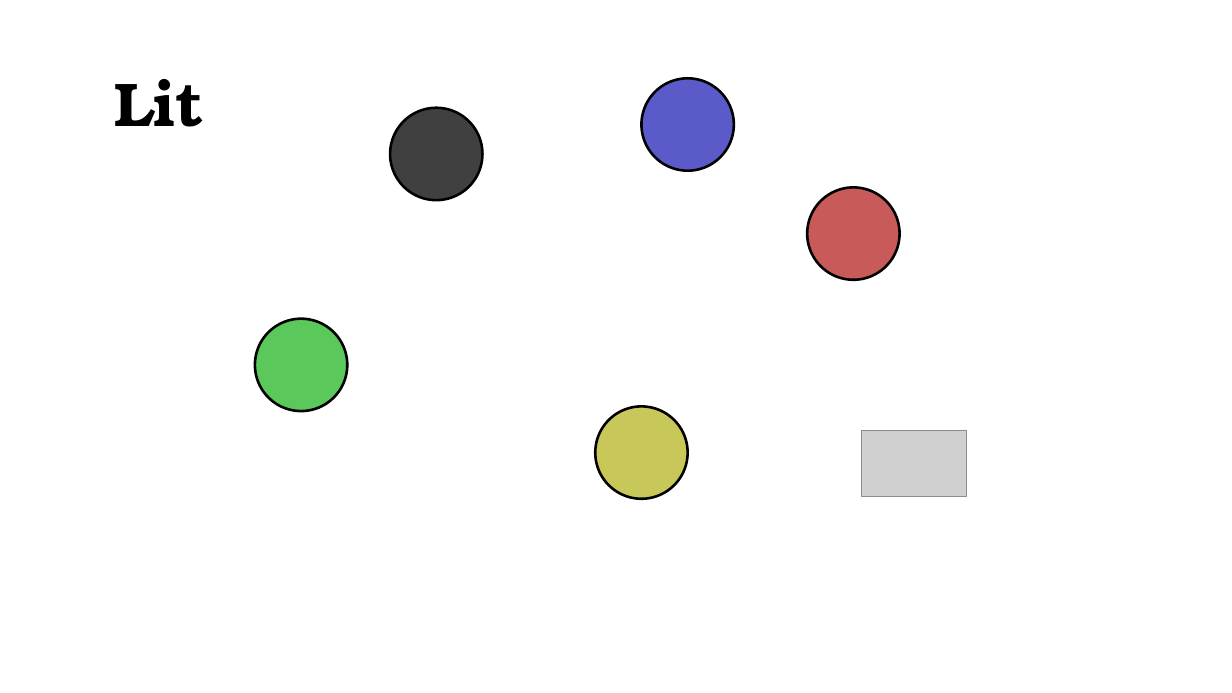
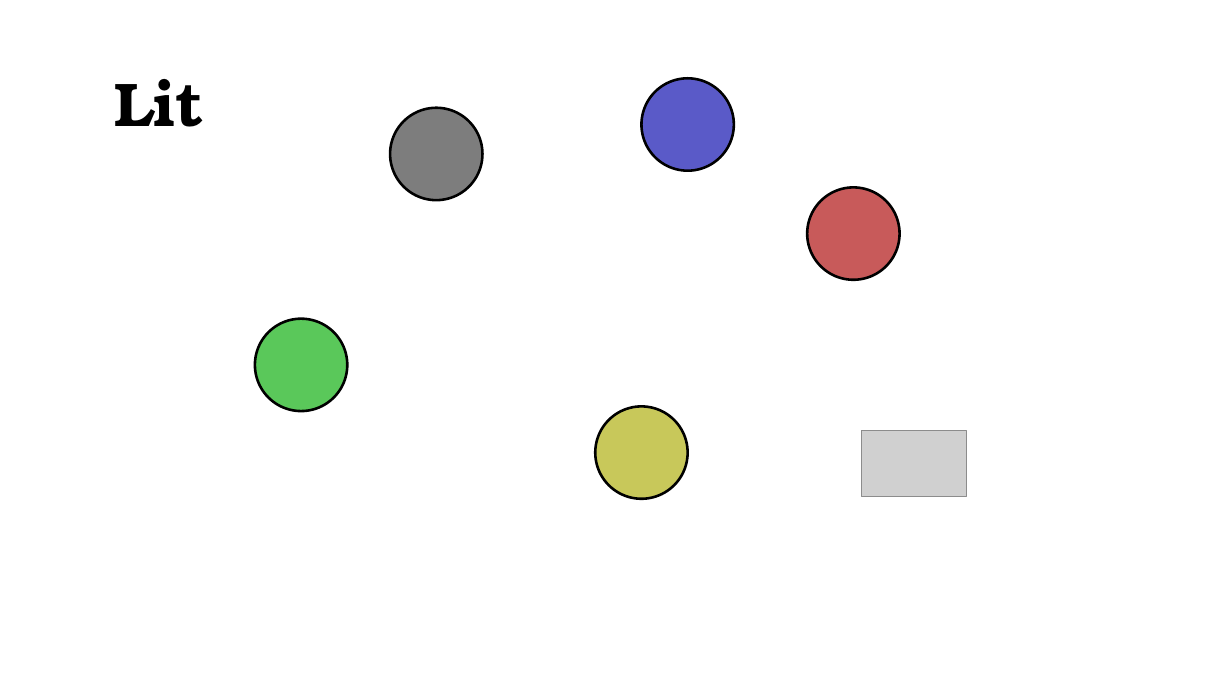
Before and after one commit to schultzdre/Lit, a slide deck: slide 1 of figures.pptx. Drawn at 1232x693 pixels with LibreOffice and Linux fonts; fonts in the diff are those of the drawing; grey boxes stand for pictures. Boxes give left, top, right and bottom in pixels: in the first picture for what was removed or moved away, otherwise in the second. Text is boxed around its words. In the diff, an @@ line names an element or a change of style, - is before the commit and + after.

```diff
--- a/figures.pptx
+++ b/figures.pptx
@@ ellipse at (390,108,482,201): fill #404040 to #7D7D7D @@
```
Also in this commit, not shown: 2 slides added, 11 other files.
